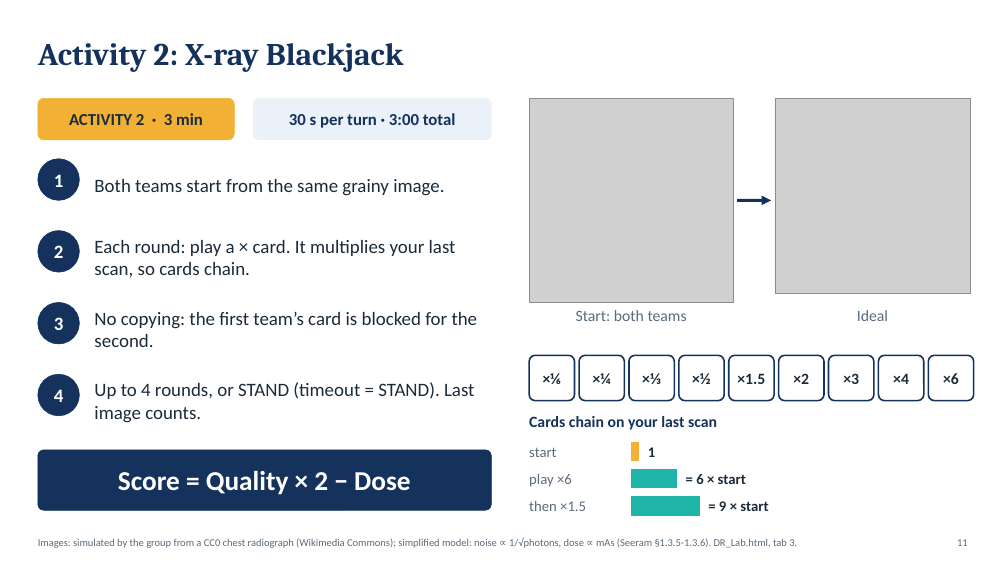
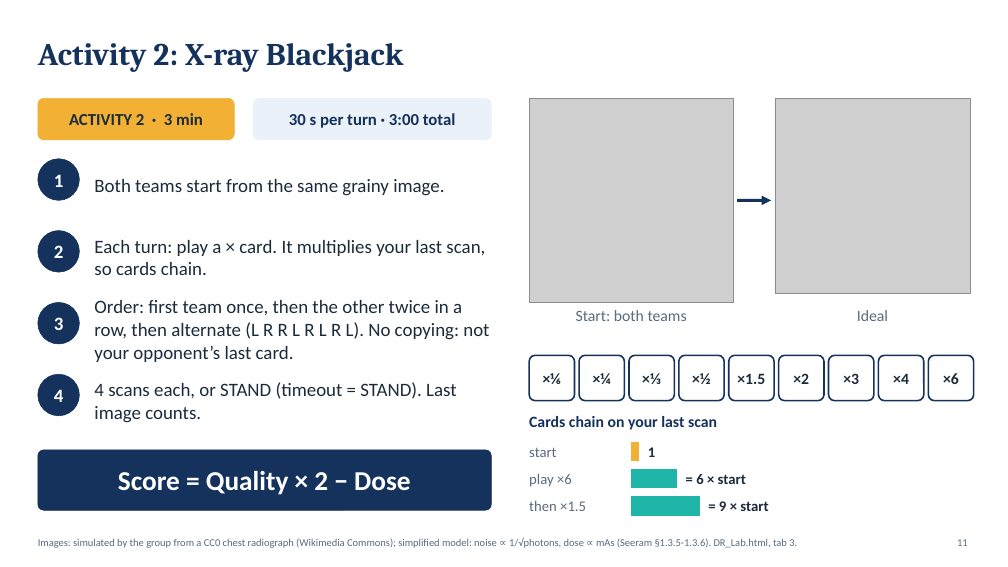
Before and after one commit to Hung-nd233960/dr-overview-presentation, a slide deck: slide 12 of DR_Overview.pptx. Drawn at 1008x567 pixels with LibreOffice and Linux fonts; fonts in the diff are those of the drawing; grey boxes stand for pictures. Boxes give left, top, right and bottom in pixels: in the first picture for what was removed or moved away, otherwise in the second. Text is boxed around its words. In the diff, an @@ line names an element or a change of style, - is before the commit and + after.

```diff
--- a/DR_Overview.pptx
+++ b/DR_Overview.pptx
@@ text at <box>94,240,485,275</box>: text changed @@
-Each round: play a × card. It multiplies your last scan, so cards chain.
+Each turn: play a × card. It multiplies your last scan, so cards chain.
@@ text at <box>94,300,489,362</box>: text changed @@
-No copying: the first team’s card is blocked for the second.
+Order: first team once, then the other twice in a row, then alternate (L R R L R L R L). No copying: not your opponent’s last card.
@@ text at <box>94,382,456,423</box>: text changed @@
-Up to 4 rounds, or STAND (timeout = STAND). Last image counts.
+4 scans each, or STAND (timeout = STAND). Last image counts.
```
Also in this commit, not shown: 11 other files.
